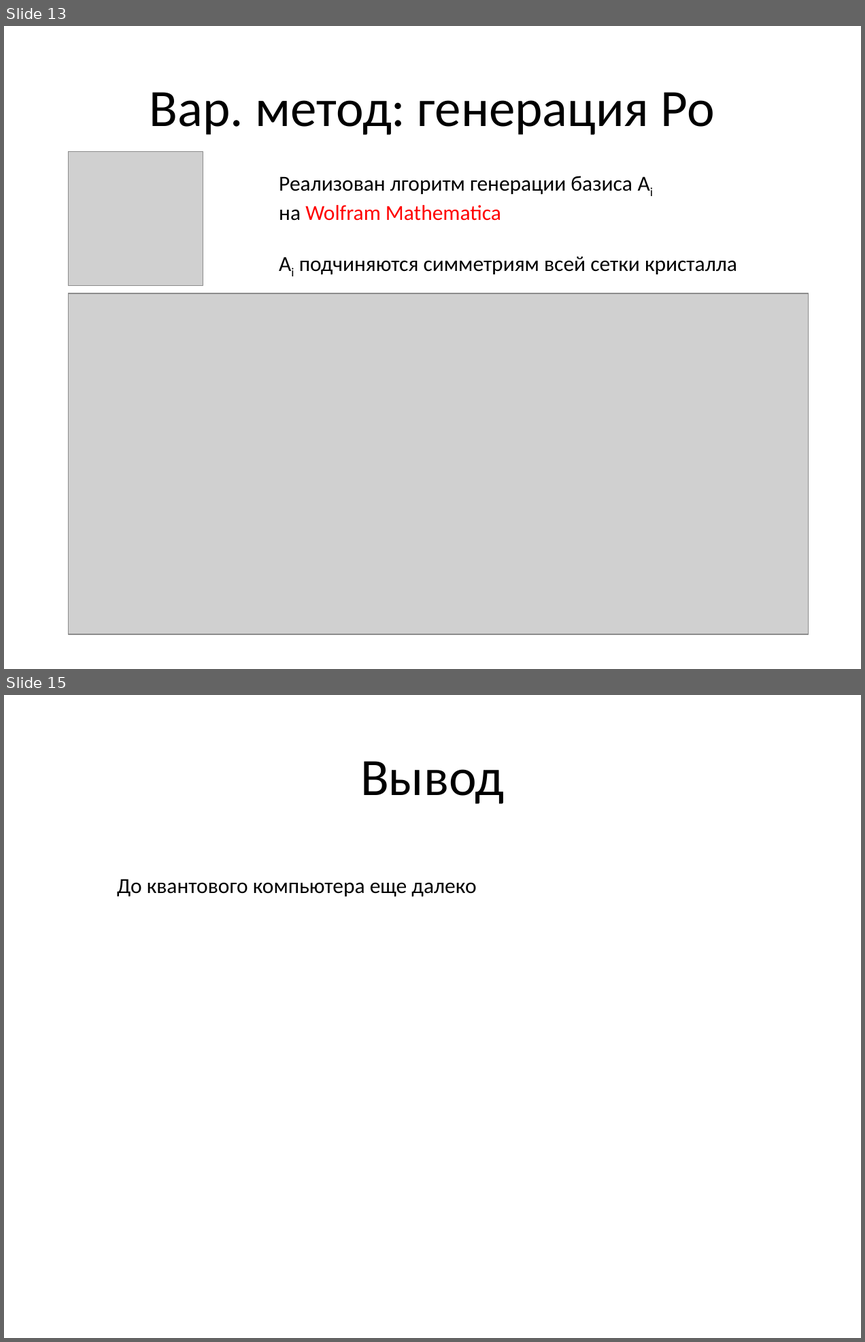
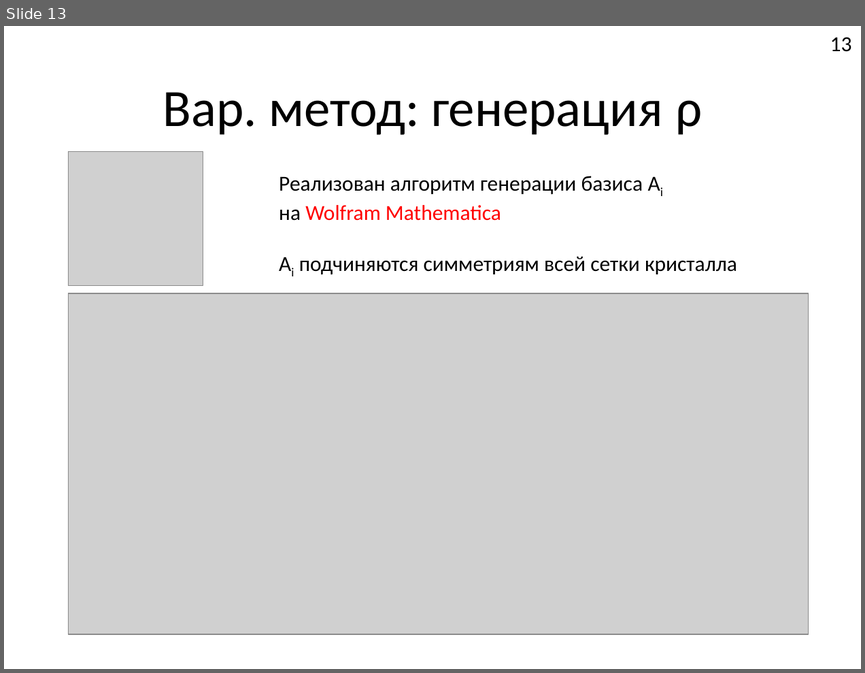
Before and after one commit to FeelUsM/zadrotstvo1, a slide deck: LaTeX-поделки/Системы спинов 1.pptx. Shown one above the other, each under a label of ours: slides 13 and 15 before the commit, slide 13 after it; the slides between them are not shown. The pictures are 865x1342 and 865x673 pixels, drawn with LibreOffice and Linux fonts; fonts in the diff are those of the drawing; grey boxes stand for pictures. Boxes give left, top, right and bottom in pixels: in the first picture for what was removed or moved away, otherwise in the second. Text is boxed around its words. In the diff, an @@ line names an element or a change of style, - is before the commit and + after.

```diff
--- a/LaTeX-поделки/Системы спинов 1.pptx
+++ b/LaTeX-поделки/Системы спинов 1.pptx
@@ slide 15 removed at [4,695,861,1338], background #FFFFFF @@
@@ title removed at [360,761,504,804] @@
-Вывод
@@ text removed at [117,879,476,897] @@
-До квантового компьютера еще далеко
@@ slide 13 changed as well @@
@@ page number added at [830,37,852,52], 18 pt, text #000000 @@
+13
@@ title at [163,92,702,135]: text changed @@
-Вар. метод: генерация Ро
+Вар. метод: генерация ρ
@@ text at [279,176,643,195]: text changed @@
-Реализован лгоритм генерации базиса Ai
+Реализован алгоритм генерации базиса Ai
```
Also in this commit, not shown: 11 other slides changed, 4 slides added, 3 other slides removed.
